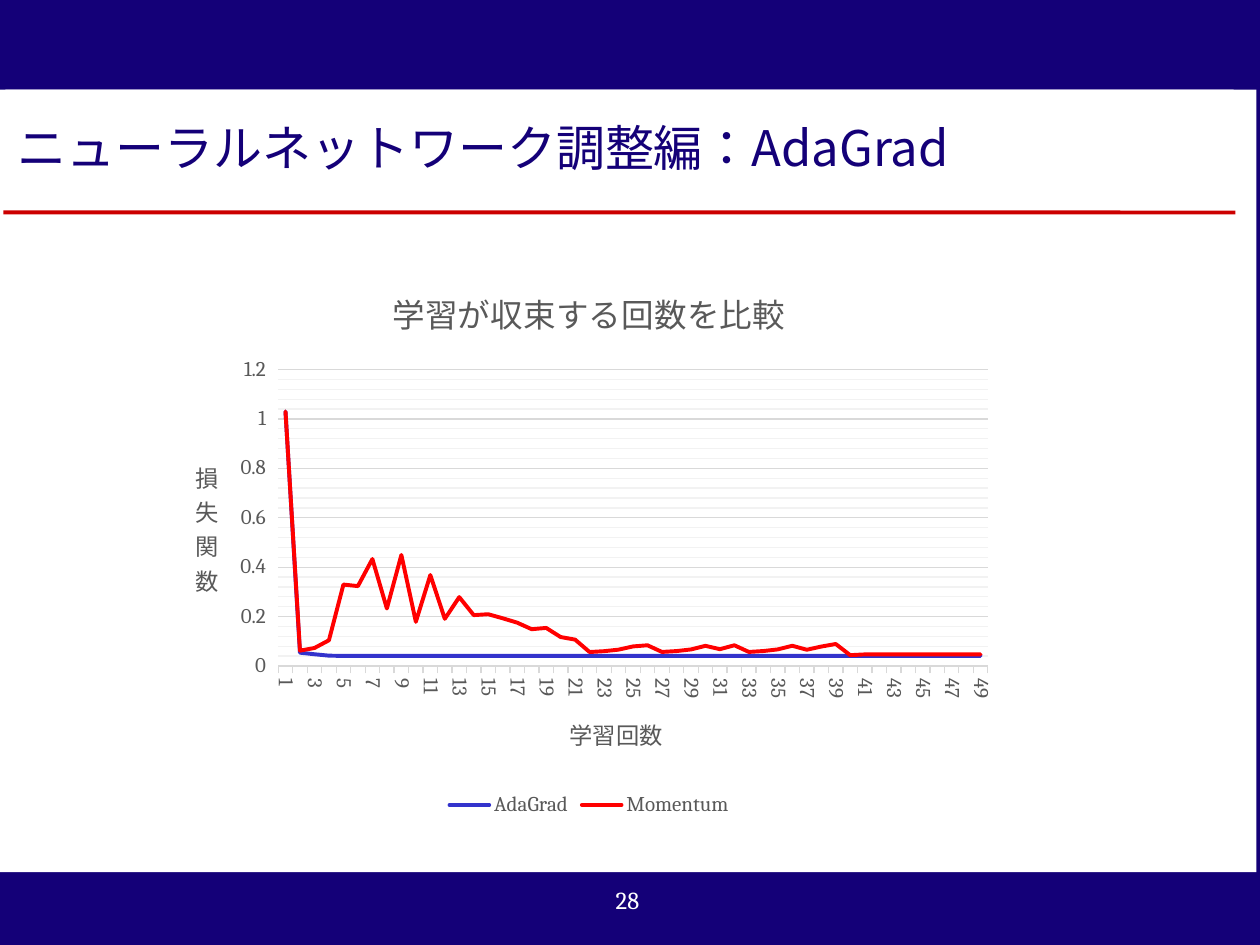
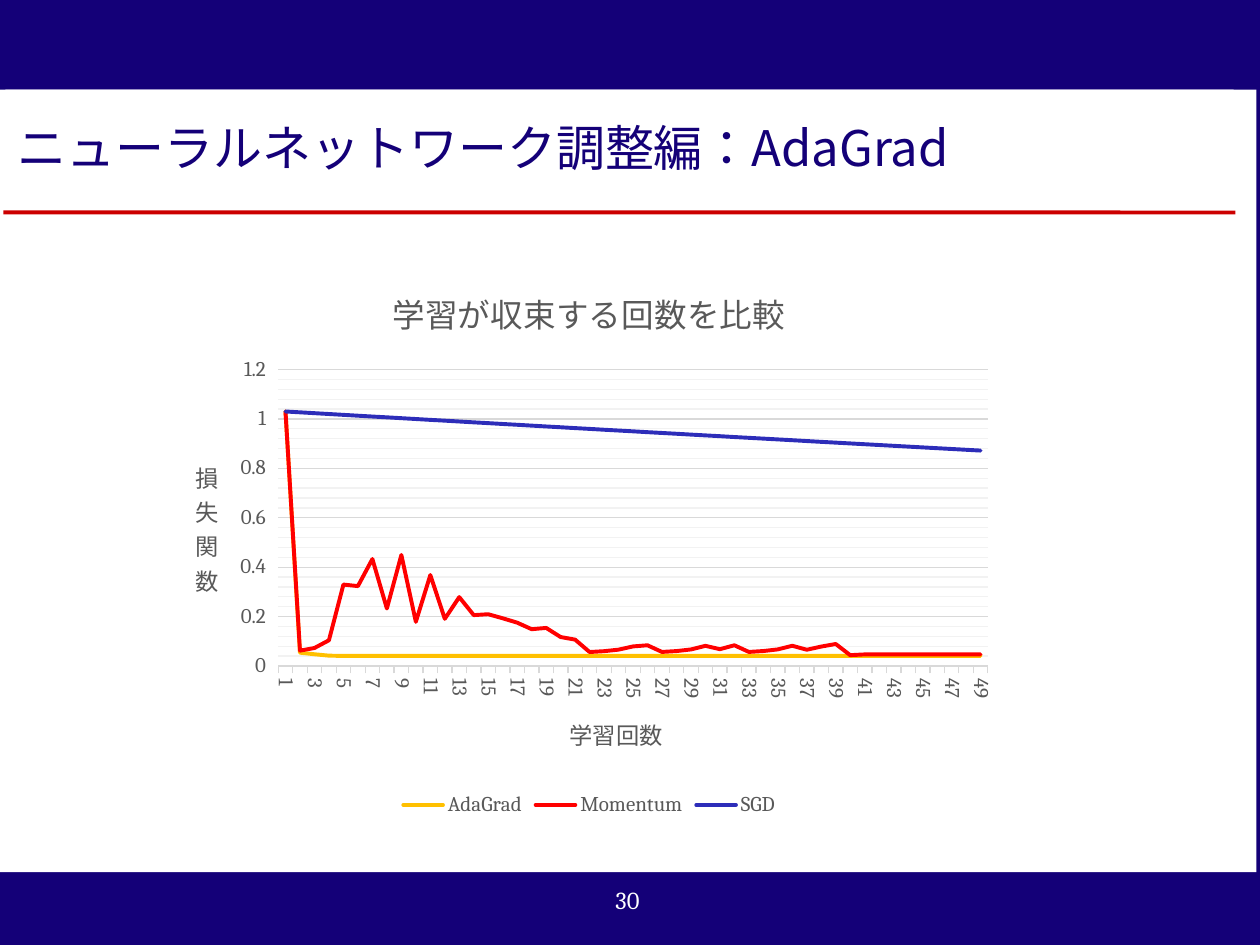
Before and after one commit to reversi-ir/ai-program, a slide deck: slide 30 of reversi-ai/result/オセロAI_技術アカデミー用説明資料.pptx (slide 28 before the commit). Drawn at 1260x945 pixels with LibreOffice and Linux fonts; fonts in the diff are those of the drawing; background and template pictures are left out. Boxes give left, top, right and bottom in pixels: in the first picture for what was removed or moved away, otherwise in the second. Text is boxed around its words. In the diff, an @@ line names an element or a change of style, - is before the commit and + after.

```diff
--- a/reversi-ai/result/オセロAI_技術アカデミー用説明資料.pptx
+++ b/reversi-ai/result/オセロAI_技術アカデミー用説明資料.pptx
@@ line chart at (169, 262, 1009, 822) @@
@@ colour of AdaGrad #3333CC to #FFC000 @@
+Series 3: -, -, -, -, -, -, -, -, -, -, -, -, -, -, -, -, -, -, -, -, -, -, -, -, -, -, -, -, -, -, -, -, -, -, -, -, -, -, -, -, -, -, -, -, -, -, -, -, -
+SGD: 1.03, 1.03, 1.02, 1.02, 1.02, 1.01, 1.01, 1.01, 1, 1, 1, 0.99, 0.99, 0.99, 0.98, 0.98, 0.98, 0.97, 0.97, 0.97, 0.96, 0.96, 0.96, 0.95, 0.95, 0.95, 0.94, 0.94, 0.94, 0.93, 0.93, 0.93, 0.92, 0.92, 0.92, 0.91, 0.91, 0.91, 0.9, 0.9, 0.9, 0.89, 0.89, 0.89, 0.88, 0.88, 0.88, 0.88, 0.87
@@ legend changed @@
@@ page number at (615, 892, 639, 909): text changed @@
-28
+30
```
Also in this commit, not shown: 2 other slides changed, 3 slides added, 1 slide removed, 19 other files.
